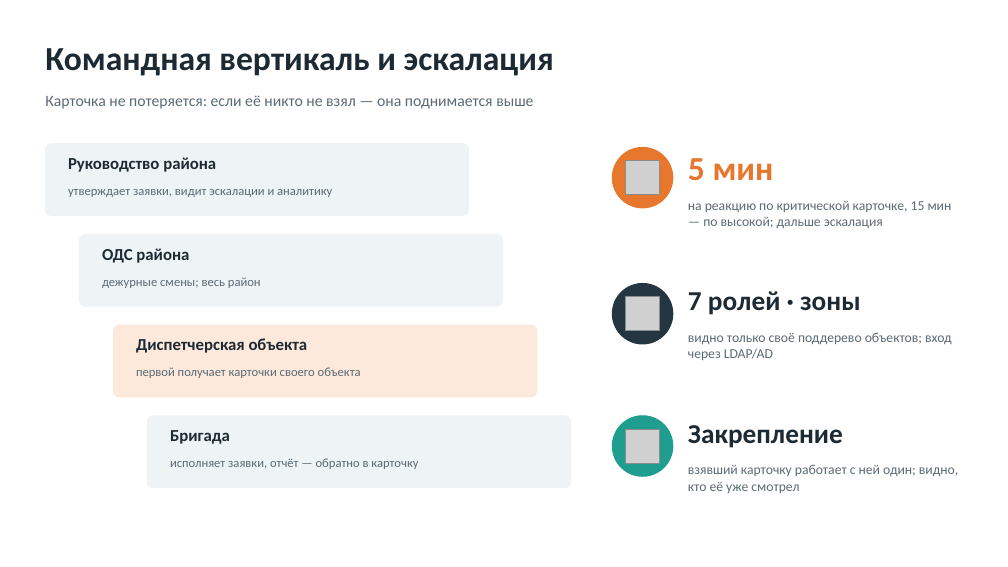
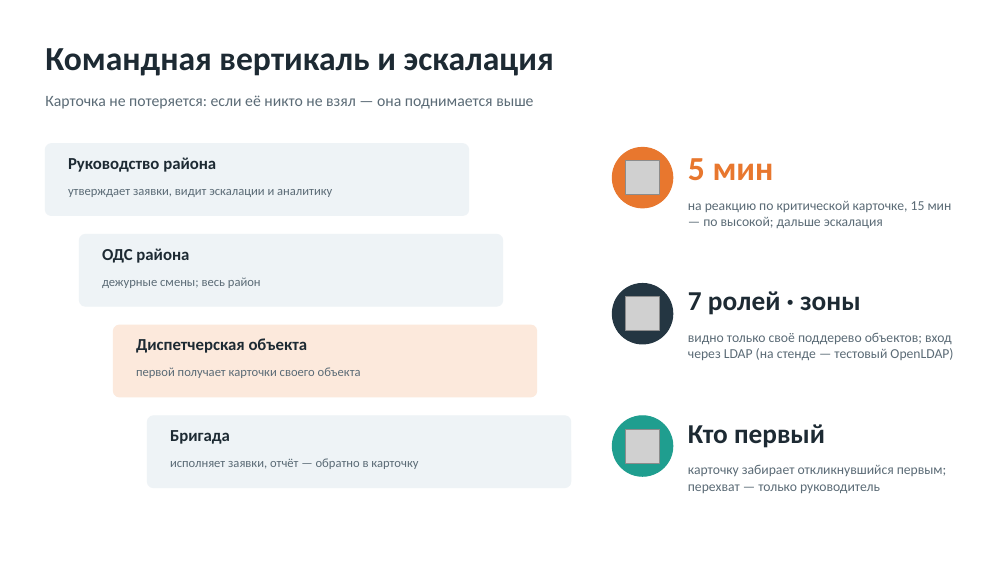
Before and after one commit to Microgit-dev/collector_incident_forecast, a slide deck: slide 9 of docs/delivery/out/Презентация.pptx. Drawn at 1008x567 pixels with LibreOffice and Linux fonts; fonts in the diff are those of the drawing; grey boxes stand for pictures. Boxes give left, top, right and bottom in pixels: in the first picture for what was removed or moved away, otherwise in the second. Text is boxed around its words. In the diff, an @@ line names an element or a change of style, - is before the commit and + after.

```diff
--- a/docs/delivery/out/Презентация.pptx
+++ b/docs/delivery/out/Презентация.pptx
@@ text at <box>688,333,953,360</box>: text changed @@
-видно только своё поддерево объектов; вход через LDAP/AD
+видно только своё поддерево объектов; вход через LDAP (на стенде — тестовый OpenLDAP)
@@ text at <box>688,424,825,448</box>: text changed @@
-Закрепление
+Кто первый
@@ text at <box>688,465,946,493</box>: text changed @@
-взявший карточку работает с ней один; видно, кто её уже смотрел
+карточку забирает откликнувшийся первым; перехват — только руководитель
```
Also in this commit, not shown: 9 other slides changed, 5 slides added, 2 slides removed, 16 other files.
